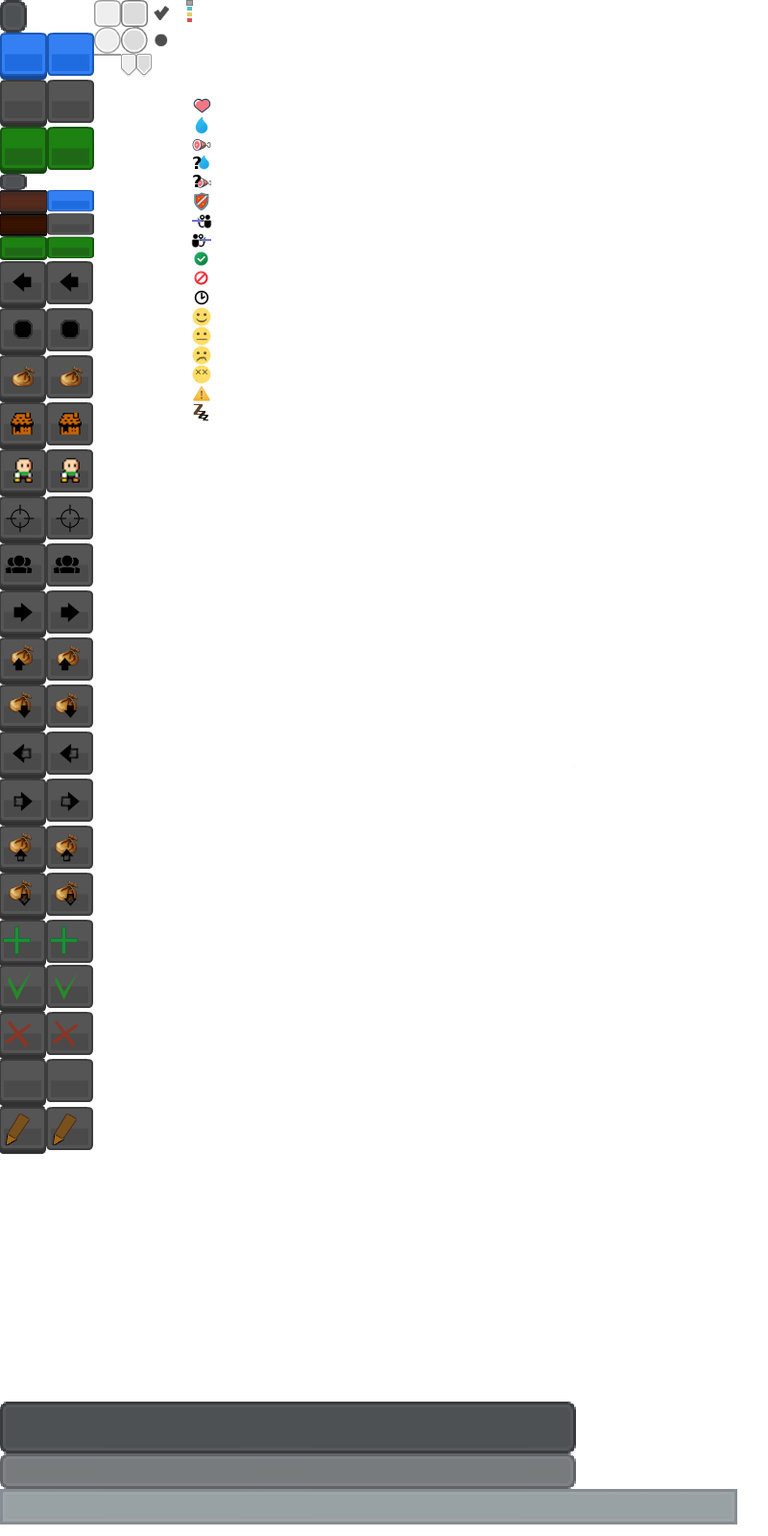
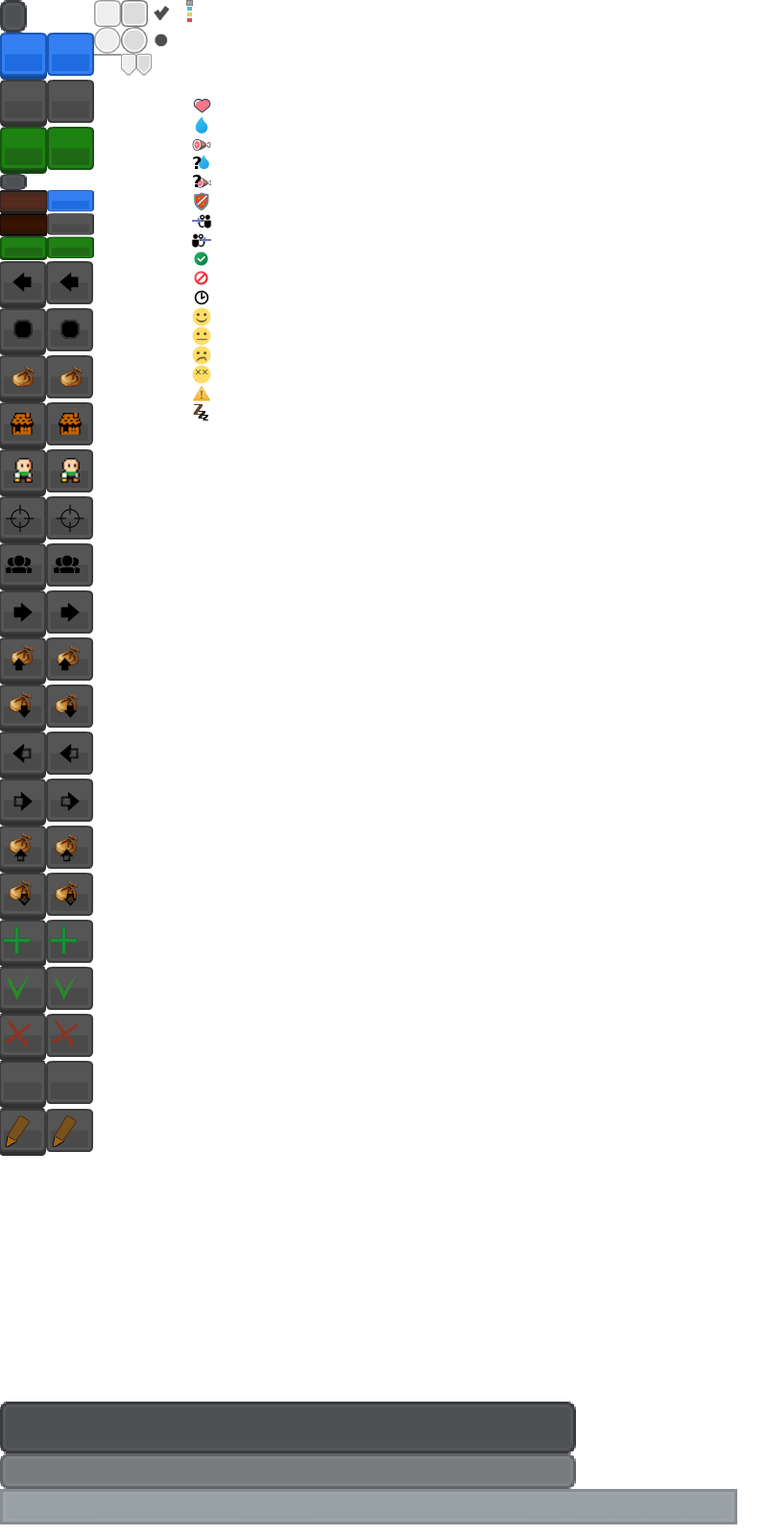
Before/after of a 768×1536 layered artwork. What changed in the layer stack:
painted on "ui.png" over [0, 962, 94, 1156]
